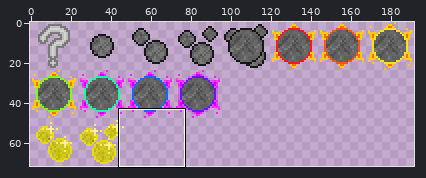
Two versions of one sprite sheet, SMS_achSheet.png. The picture above shows the old version from afar; the outline marks the close-up.
Close-up. Before:
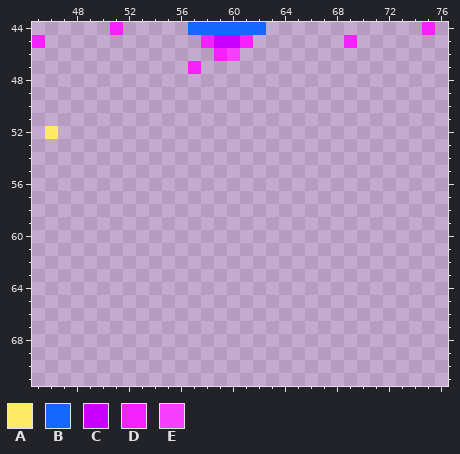
The file is 384x144 pixels, drawn in blocks of 2x2; one block is one cell here. Colours within 5 levels of each other are drawn and written as one. Shown: x 45..76, y 44..71.
Palette (. is transparent): A #ffea67  B #1667ff  C #c800ff  D #f521ff  E #f63fff
Pixels before, first column x 45:
44 ......D.....BBBBBB............D
45 D............DCCD.......D......
46 ..............DE...............
47 ............D..................
48 ...............................
49 ...............................
50 ...............................
51 ...............................
52 .A.............................
Once edited:
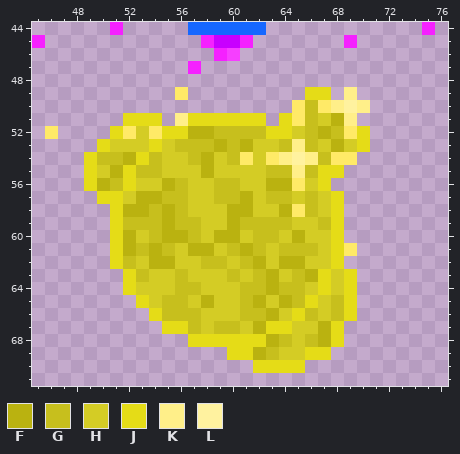
Colours new in this view: F #bab210  G #c7bf1d  H #d4cc25  J #e5dc17  K #ffef89  L #fff29f
From old to new:
{"y":49,"x":56,"old":".","new":"A"}
{"y":49,"x":66,"old":"..","new":"JJ"}
{"y":49,"x":69,"old":".","new":"K"}
{"y":50,"x":65,"old":"......","new":"AGAKLK"}
{"y":51,"x":52,"old":"...","new":"JJJ"}
{"y":51,"x":56,"old":".......","new":"KJJJJJJ"}
{"y":51,"x":64,"old":"......","new":"JAGHFK"}
{"y":52,"x":51,"old":"....................","new":"JAHAJJFFGGGGJJHGFGAJ"}
{"y":53,"x":50,"old":".....................","new":"JHHHJHGGGFGFHHGKGHFHJ"}
{"y":54,"x":49,"old":".....................","new":"JGGFJGHHGFHGAHAKLKGAA"}
{"y":55,"x":49,"old":"....................","new":"JHFJGGHHHFHHHHGGKGJJ"}
{"y":56,"x":49,"old":"...................","new":"JFGJHHFGHHGGHHFFAHJ"}
{"y":57,"x":50,"old":"...................","new":"JJHFFGGHHGGFHGGHGHJ"}
{"y":58,"x":51,"old":"..................","new":"JFFGFGHHHFFHHFAGHJ"}
{"y":59,"x":51,"old":"..................","new":"JGGGFGGHHFGGGGHHGJ"}
{"y":60,"x":51,"old":"..................","new":"JFHGFFGHFFHGGHFHHJ"}
{"y":61,"x":51,"old":"...................","new":"JFGFGHFFHGFGHGGGHJA"}
{"y":62,"x":51,"old":"..................","new":"JGHFFHHGGHGFHFFHHJ"}
{"y":63,"x":52,"old":"..................","new":"JGHHGHHHGHGFHGFJHJ"}
{"y":64,"x":52,"old":"..................","new":"JHHHGGHHHGGFGGHJHJ"}
{"y":65,"x":53,"old":".................","new":"JHGGHFHHGFHFGJHGJ"}
{"y":66,"x":54,"old":"................","new":"JGGGHHHGGFHJGHGJ"}
{"y":67,"x":55,"old":"..............","new":"JJGHGGHFJJHHFJ"}
{"y":68,"x":57,"old":"............","new":"JJJJJJFGHGFJ"}
{"y":69,"x":60,"old":"........","new":"JJFGHHJJ"}
{"y":70,"x":62,"old":"....","new":"JJJJ"}
{"label":"added","picture_box":[84,87,370,373]}
